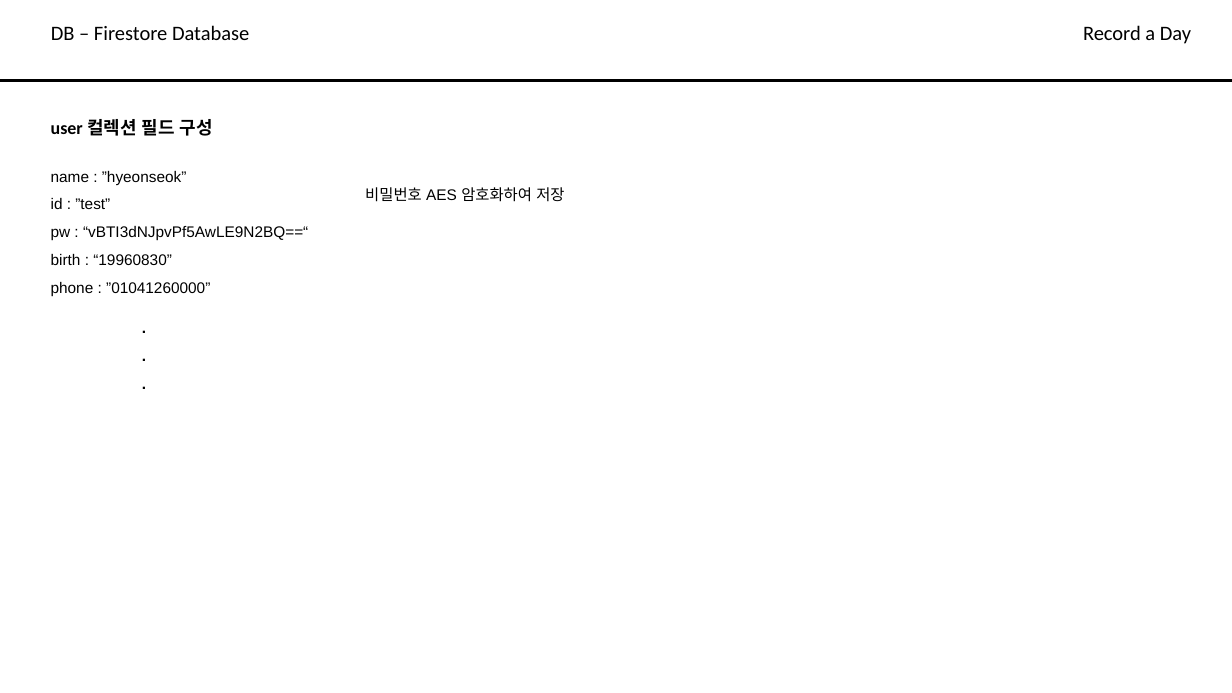
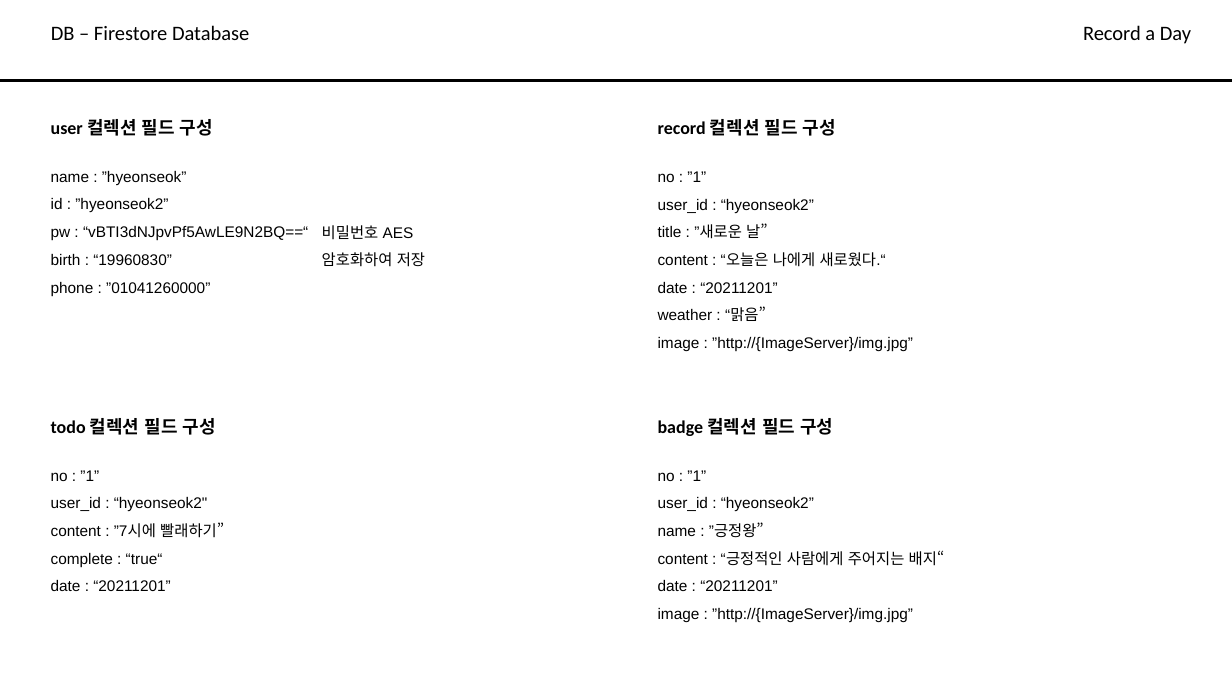
Before and after one commit to Hyeonseok0830/Record-a-day, a slide deck: slide 7 of doc/설계서.pptx. Drawn at 1232x693 pixels with LibreOffice and Linux fonts; fonts in the diff are those of the drawing. Boxes give left, top, right and bottom in pixels: in the first picture for what was removed or moved away, otherwise in the second. Text is boxed around its words. In the diff, an @@ line names an element or a change of style, - is before the commit and + after.

```diff
--- a/doc/설계서.pptx
+++ b/doc/설계서.pptx
@@ text added at (658, 119, 836, 136), 14 pt, text #000000, bold @@
+record 컬렉션 필드 구성
@@ text added at (658, 171, 913, 352), 12 pt, text #000000 @@
+no : ”1”
+user_id : “hyeonseok2”
+title : ”새로운 날”
+content : “오늘은 나에게 새로웠다.“
+date : “20211201”
+weather : “맑음”
+image : ”http://{ImageServer}/img.jpg”
@@ text at (51, 198, 168, 213): text changed @@
-id : ”test”
+id : ”hyeonseok2”
@@ text "비밀번호 AES 암호화하여 저장" rewrapped from (365, 187, 564, 202) to (322, 225, 425, 267) @@
@@ text removed at (133, 305, 172, 395) @@
-.
-.
-.
@@ text added at (51, 418, 216, 435), 14 pt, text #000000, bold @@
+todo 컬렉션 필드 구성
@@ text added at (658, 418, 833, 436), 14 pt, text #000000, bold @@
+badge 컬렉션 필드 구성
@@ text added at (51, 470, 224, 591), 12 pt, text #000000 @@
+no : ”1”
+user_id : “hyeonseok2"
+content : ”7시에 빨래하기”
+complete : “true“
+date : “20211201”
@@ text added at (658, 470, 945, 623), 12 pt, text #000000 @@
+no : ”1”
+user_id : “hyeonseok2”
+name : ”긍정왕”
+content : “긍정적인 사람에게 주어지는 배지“
+date : “20211201”
+image : ”http://{ImageServer}/img.jpg”
```
Also in this commit, not shown: 1 slide added.
